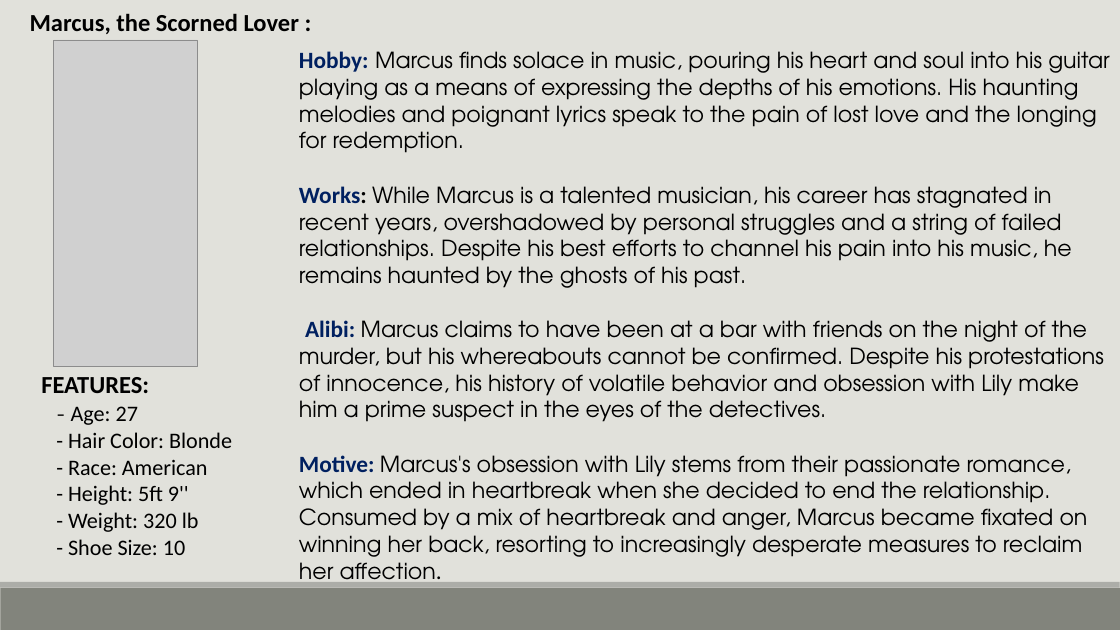
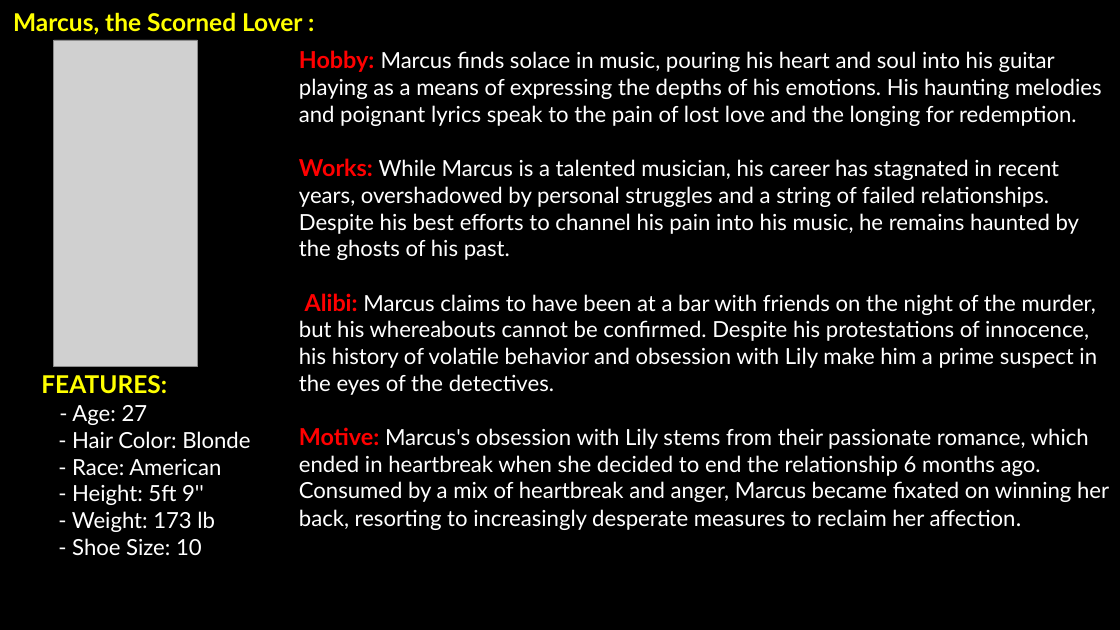
Before and after one commit to 19Naveen/Detective_Coding, a slide deck: slide 9 of Description.pptx. Drawn at 1120x630 pixels with LibreOffice and Linux fonts; fonts in the diff are those of the drawing; grey boxes stand for pictures; background and template pictures are left out. Boxes give left, top, right and bottom in pixels: in the first picture for what was removed or moved away, otherwise in the second. Text is boxed around its words. In the diff, an @@ line names an element or a change of style, - is before the commit and + after.

Commit message:
Changed the font style and color

```diff
--- a/Description.pptx
+++ b/Description.pptx
@@ background #E1E1DB to picture (left out) @@
@@ text "Marcus, the Scorned Lover :": place and size @@
-text "Marcus, the Scorned Lover :" at [30, 13, 299, 34]
+text "Marcus, the Scorned Lover :" at [13, 12, 303, 35]
@@ text "Marcus, the Scorned Lover :" at [13, 12, 303, 35]: font Calibri to Lato, text colour #000000 to #FFFF00 @@
@@ text at [299, 50, 1102, 395]: font Calibri to Lato, text colour #002060 to #FF0000 in "Hobby:", "Works:", "Alibi:"; font TeX Gyre Adventor to Lato, text colour #000000 to #FFFFFF in "Marcus finds solace in music, pouring his ...", "While Marcus is a talented musician, his ...", "Marcus claims to have been at a ..."; text colour #000000 to #FF0000 in "Works:" @@
@@ text at [41, 375, 250, 555]: font Calibri to Lato in "FEATURES:", "Age: 27", "- Hair Color: Blonde", "- Race: American" and 2 more places; text colour #000000 to #FFFF00 in "FEATURES:"; font TeX Gyre Adventor to Lato in "-"; text colour #000000 to #FFFFFF in "- Age: 27", "- Hair Color: Blonde", "- Race: American", "- Height: 5ft 9''" and 1 more places @@
@@ text at [299, 427, 1109, 530]: text changed; font TeX Gyre Adventor to Lato; text colour #000000 to #FFFFFF @@
-Motive: Marcus's obsession with Lily stems from their passionate romance, which ended in heartbreak when she decided to end the relationship. Consumed by a mix of heartbreak and anger, Marcus became fixated on winning her back, resorting to increasingly desperate measures to reclaim her affection.
+Motive: Marcus's obsession with Lily stems from their passionate romance, which ended in heartbreak when she decided to end the relationship 6 months ago. Consumed by a mix of heartbreak and anger, Marcus became fixated on winning her back, resorting to increasingly desperate measures to reclaim her affection.
@@ text at [72, 511, 215, 532]: text changed; font Calibri to Lato; text colour #000000 to #FFFFFF @@
-- Weight: 320 lb
+- Weight: 173 lb
@@ rectangle removed at [0, 588, 1120, 630] @@
@@ rectangle removed at [0, 582, 1120, 588] @@
```
Also in this commit, not shown: 10 other slides changed.
